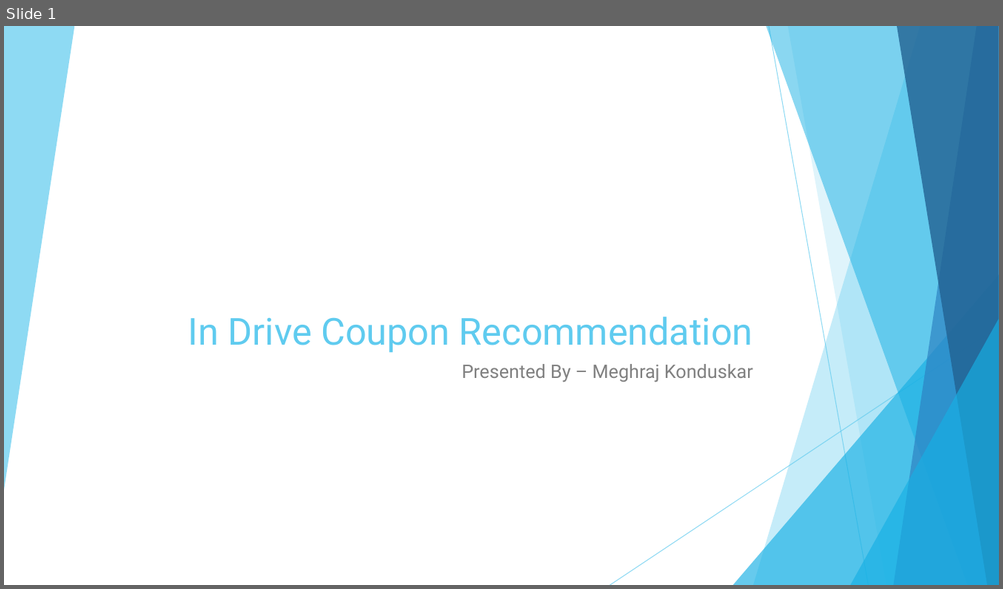
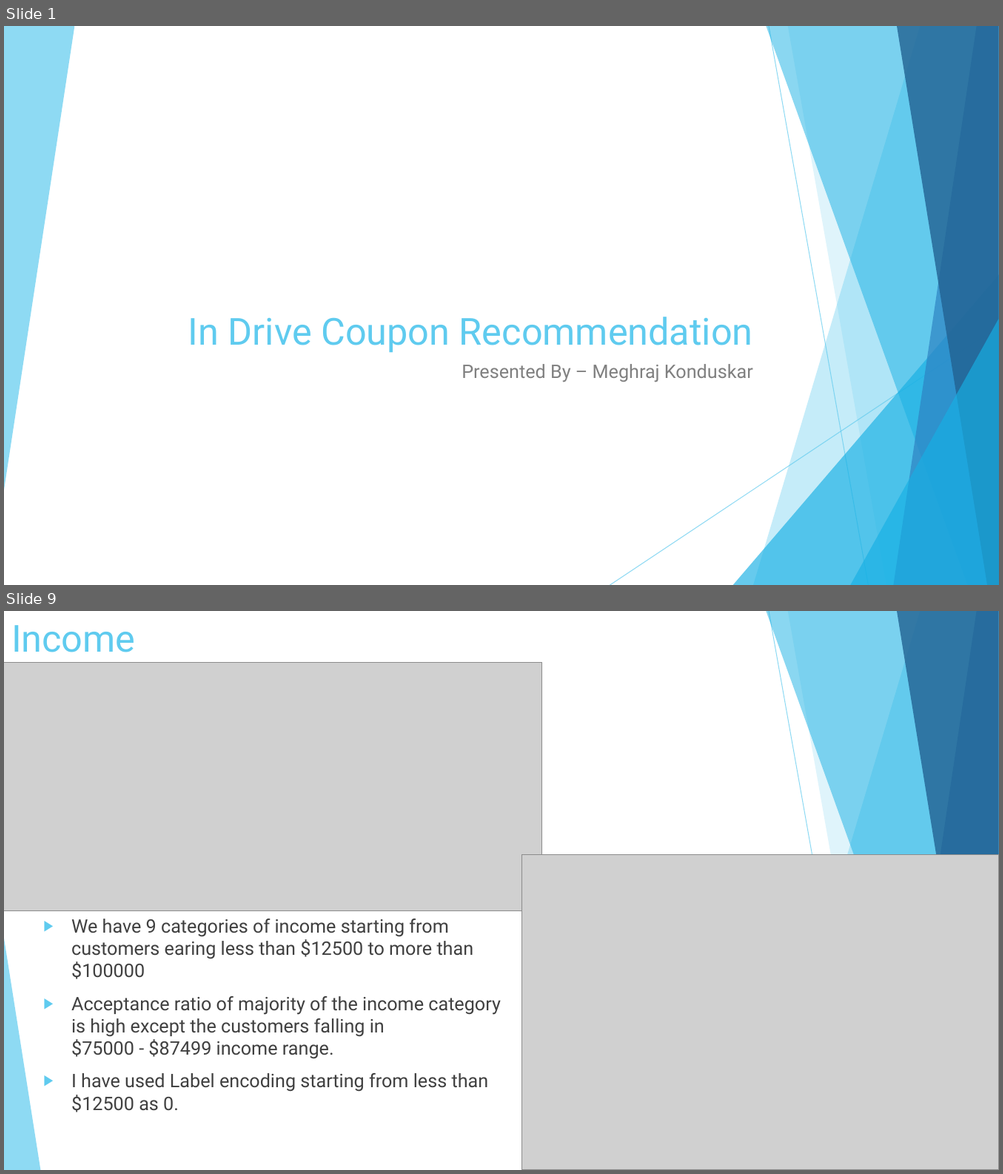
Before and after one commit to meghrajkonduskar/In-Drive-Coupon-Recommendation-Project, a slide deck: In Drive Coupon Recommendation.pptx. Shown one above the other, each under a label of ours: slide 1 before the commit, slides 1 and 9 after it; the slides between them are not shown. The pictures are 1003x589 and 1003x1174 pixels, drawn with LibreOffice and Linux fonts; fonts in the diff are those of the drawing; grey boxes stand for pictures. Boxes give left, top, right and bottom in pixels: in the first picture for what was removed or moved away, otherwise in the second. Text is boxed around its words. In the diff, an @@ line names an element or a change of style, - is before the commit and + after.

```diff
--- a/In Drive Coupon Recommendation.pptx
+++ b/In Drive Coupon Recommendation.pptx
@@ slide 9 added at [4,611,999,1170], background #FFFFFF; not listed: 9 template elements that a slide beside it also shows @@
@@ title added at [11,625,135,652], 36 pt, text #5FCBEF @@
+Income
@@ picture added at [4,663,542,911] @@
@@ picture added at [522,855,999,1170] @@
@@ text added at [71,919,501,1113], 18 pt, text #404040 @@
+▶ We have 9 categories of income starting from customers earing less than $12500 to more than $100000
+▶ Acceptance ratio of majority of the income category is high except the customers falling in
+  $75000 - $87499 income range.
+▶ I have used Label encoding starting from less than $12500 as 0.
@@ triangle added at [4,939,40,1170], fill #5FCBEF at 70% opacity @@
```
Also in this commit, not shown: 6 slides changed, 19 other slides added, 1 slide removed, 28 other files.
